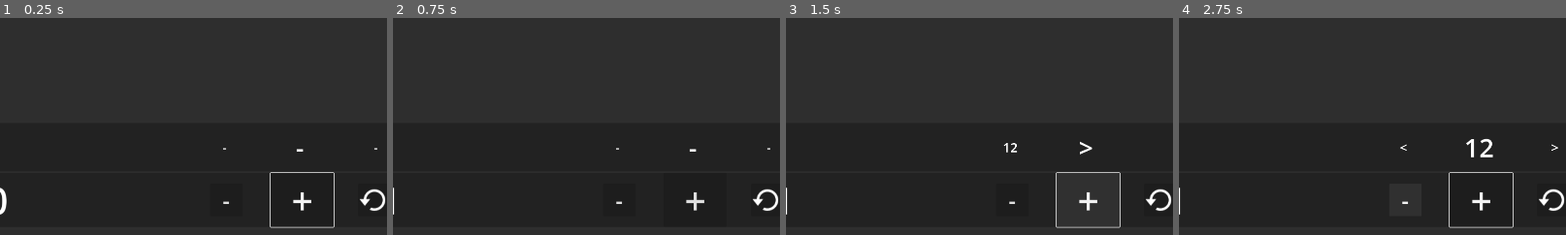
Above: before the commit, frames 1-4 (left to right).
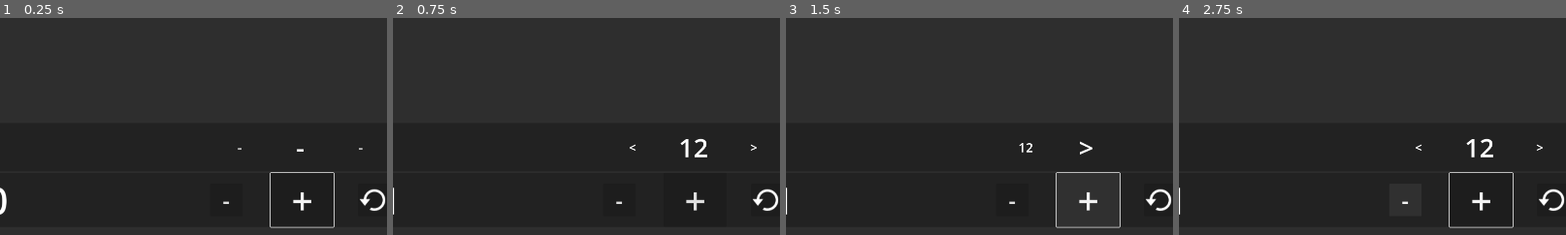
Above: after the commit, the same moments.

Repository: FlynnD273/CrochetCounter
Game: Godot game, scene res://main.tscn
The game is run twice, just before and just after one commit, with the same random seed, the same clock (stepped at 60 frames per second) and the same inputs.
Inputs (mouse positions are % of the whole screen's width and height, from its top left):
- Up to frame 1 (0.25 s): no input
- Up to frame 2 (0.75 s): click (48, 5) at 0.52 s; type "12" at 0.6 s
- Up to frame 3 (1.5 s): click "+" at 1.25 s
- Up to frame 4 (2.75 s): click "-" at 2 s
The pictures show only the part of the screen within x 11-61%, y 50-100%; the shares and areas given below are measured in that part.

The runs differ from the first frame. In frame 1, less than 0.1% of the frame differs, in the area x 57-98%, y 59-62%; in frame 2, 0.3%, in the area x 57-98%, y 55-65%; in frame 3, 0.2%; in frame 4, 0.2%.

Commit message:
Fix spacing on long stitch names and simplify indexing logic

Diff:
--- a/current_stitch.gd
+++ b/current_stitch.gd
@@ -4,8 +4,8 @@
 
 
 func set_stitch(val: String) -> void:
-	manager.set_stitch_index(int(val) - 1)
+    manager.index = int(val) - 1
 
 
 func stitch_changed(idx: int) -> void:
-	text = str(idx + 1)
+    text = str(idx + 1)
--- a/focus_shortcut.gd
+++ b/focus_shortcut.gd
@@ -3,5 +3,5 @@
 @export var shortcut: Shortcut
 
 func _unhandled_input(event: InputEvent) -> void:
-	if shortcut.matches_event(event):
-		grab_focus()
+    if shortcut.matches_event(event):
+        grab_focus()
--- a/main.tscn
+++ b/main.tscn
@@ -24,7 +24,6 @@
 grow_horizontal = 2
 grow_vertical = 2
 script = ExtResource("2_0xm2m")
-stitch_spacing = 250.0
 
 [node name="RowsDialog" parent="." instance=ExtResource("6_efxa6")]
 unique_name_in_owner = true
@@ -94,59 +93,91 @@
 
 [node name="PrevStitch" type="Label" parent="MarginContainer/VBoxContainer/VBoxContainer/Panel"]
 unique_name_in_owner = true
-layout_mode = 0
-offset_right = 500.0
-offset_bottom = 88.0
-scale = Vector2(0.535, 0.535)
-size_flags_horizontal = 4
-theme_override_font_sizes/font_size = 64
-horizontal_alignment = 1
-vertical_alignment = 1
-autowrap_trim_flags = 0
-justification_flags = 0
-clip_text = true
+layout_mode = 1
+anchors_preset = 8
+anchor_left = 0.5
+anchor_top = 0.5
+anchor_right = 0.5
+anchor_bottom = 0.5
+offset_left = -0.5
+offset_top = -44.0
+offset_right = 0.5
+offset_bottom = 44.0
+grow_horizontal = 2
+grow_vertical = 2
+scale = Vector2(0.535, 0.535)
+size_flags_horizontal = 4
+theme_override_font_sizes/font_size = 64
+horizontal_alignment = 1
+vertical_alignment = 1
+autowrap_trim_flags = 0
+justification_flags = 0
 
 [node name="CurrentStitch" type="Label" parent="MarginContainer/VBoxContainer/VBoxContainer/Panel"]
 unique_name_in_owner = true
-layout_mode = 0
-offset_right = 500.0
-offset_bottom = 88.0
-scale = Vector2(0.535, 0.535)
-size_flags_horizontal = 4
-theme_override_font_sizes/font_size = 64
-horizontal_alignment = 1
-vertical_alignment = 1
-autowrap_trim_flags = 0
-justification_flags = 0
-clip_text = true
+layout_mode = 1
+anchors_preset = 8
+anchor_left = 0.5
+anchor_top = 0.5
+anchor_right = 0.5
+anchor_bottom = 0.5
+offset_left = -0.5
+offset_top = -44.0
+offset_right = 0.5
+offset_bottom = 44.0
+grow_horizontal = 2
+grow_vertical = 2
+scale = Vector2(0.535, 0.535)
+size_flags_horizontal = 4
+theme_override_font_sizes/font_size = 64
+horizontal_alignment = 1
+vertical_alignment = 1
+autowrap_trim_flags = 0
+justification_flags = 0
 
 [node name="NextStitch" type="Label" parent="MarginContainer/VBoxContainer/VBoxContainer/Panel"]
 unique_name_in_owner = true
-layout_mode = 0
-offset_right = 500.0
-offset_bottom = 88.0
-scale = Vector2(0.535, 0.535)
-size_flags_horizontal = 4
-theme_override_font_sizes/font_size = 64
-horizontal_alignment = 1
-vertical_alignment = 1
-autowrap_trim_flags = 0
-justification_flags = 0
-clip_text = true
+layout_mode = 1
+anchors_preset = 8
+anchor_left = 0.5
+anchor_top = 0.5
+anchor_right = 0.5
+anchor_bottom = 0.5
+offset_left = -0.5
+offset_top = -44.0
+offset_right = 0.5
+offset_bottom = 44.0
+grow_horizontal = 2
+grow_vertical = 2
+scale = Vector2(0.535, 0.535)
+size_flags_horizontal = 4
+theme_override_font_sizes/font_size = 64
+horizontal_alignment = 1
+vertical_alignment = 1
+autowrap_trim_flags = 0
+justification_flags = 0
 
 [node name="NextNextStitch" type="Label" parent="MarginContainer/VBoxContainer/VBoxContainer/Panel"]
 unique_name_in_owner = true
-layout_mode = 0
-offset_right = 500.0
-offset_bottom = 88.0
-scale = Vector2(0.535, 0.535)
-size_flags_horizontal = 4
-theme_override_font_sizes/font_size = 64
-horizontal_alignment = 1
-vertical_alignment = 1
-autowrap_trim_flags = 0
-justification_flags = 0
-clip_text = true
+layout_mode = 1
+anchors_preset = 8
+anchor_left = 0.5
+anchor_top = 0.5
+anchor_right = 0.5
+anchor_bottom = 0.5
+offset_left = -0.5
+offset_top = -44.0
+offset_right = 0.5
+offset_bottom = 44.0
+grow_horizontal = 2
+grow_vertical = 2
+scale = Vector2(0.535, 0.535)
+size_flags_horizontal = 4
+theme_override_font_sizes/font_size = 64
+horizontal_alignment = 1
+vertical_alignment = 1
+autowrap_trim_flags = 0
+justification_flags = 0
 
 [node name="PanelContainer" type="PanelContainer" parent="MarginContainer/VBoxContainer"]
 layout_mode = 2
--- a/stitch_manager.gd
+++ b/stitch_manager.gd
@@ -10,7 +10,6 @@
 const START_MARKER := "<"
 
 @export var transition_duration := 0.2
-@export var stitch_spacing: float = 150
 
 @onready var row_label: Label = %RowLabel
 @onready var row_input: LineEdit = %Row
@@ -25,43 +24,24 @@
 var index := 0:
 	set(val):
 		index = min(stitches.length, max(val, 0))
+		index_changed.emit(index)
 		save.curr_stitch_index = index
-		if stitches.length == 0:
-			prev_stitch_label.text = "-"
-			curr_stitch_label.text = "-"
-			next_stitch_label.text = "-"
-			return
-		if index == 0:
-			prev_stitch_label.text = START_MARKER
-		else:
-			prev_stitch_label.text = str(stitches.child(index - 1))
-		if index == stitches.length - 1:
-			next_stitch_label.text = END_MARKER
-		elif index == stitches.length:
-			next_stitch_label.text = ""
-		else:
-			next_stitch_label.text = str(stitches.child(index + 1))
-		if index == stitches.length - 2:
-			next_next_stitch_label.text = END_MARKER
-		elif index >= stitches.length - 1:
-			next_next_stitch_label.text = ""
-		else:
-			next_next_stitch_label.text = str(stitches.child(index + 2))
-		if index == stitches.length:
-			curr_stitch_label.text = END_MARKER
-		else:
-			curr_stitch_label.text = str(stitches.child(index))
-var next_index: int = 0:
-	set(val):
-		next_index = min(stitches.length, max(val, 0))
-		index_changed.emit(next_index)
+		if curr_tween != null and curr_tween.is_running():
+			curr_tween.kill()
+		curr_tween = create_tween()
+		(
+			curr_tween
+			. tween_property(self, "smooth_index", index, transition_duration)
+			. set_trans(Tween.TRANS_EXPO)
+			. set_ease(Tween.EASE_OUT)
+		)
 var row := 0:
 	set(val):
 		row = max(min(rows.size() - 1, val), 0)
 		save.curr_row_index = row
 		if rows.size() > 0:
 			row_input.text = rows[row]
-		set_stitch_index(0)
+		index = 0
 		parse_current_row()
 		row_changed.emit(row)
 var rows: Array[String]:
@@ -73,17 +53,47 @@
 var smooth_index: float = 0:
 	set(val):
 		smooth_index = min(stitches.length, max(val, 0))
-		index = floor(smooth_index)
-		set_smooth_index_positions()
+		update_stitch_text()
+		update_stitch_positions()
 var stitches := BaseStitch.new():
 	set(val):
 		stitches = val
 		row_label.text = str(stitches)
 		stitches_changed.emit(stitches)
+		index = index
+
+
+func update_stitch_text() -> void:
+	var idx: int = floor(smooth_index)
+	if stitches.length == 0:
+		prev_stitch_label.text = "-"
+		curr_stitch_label.text = "-"
+		next_stitch_label.text = "-"
+		return
+	if idx == 0:
+		prev_stitch_label.text = START_MARKER
+	else:
+		prev_stitch_label.text = str(stitches.child(idx - 1))
+	if idx == stitches.length - 1:
+		next_stitch_label.text = END_MARKER
+	elif idx == stitches.length:
+		next_stitch_label.text = ""
+	else:
+		next_stitch_label.text = str(stitches.child(idx + 1))
+	if idx == stitches.length - 2:
+		next_next_stitch_label.text = END_MARKER
+	elif idx >= stitches.length - 1:
+		next_next_stitch_label.text = ""
+	else:
+		next_next_stitch_label.text = str(stitches.child(idx + 2))
+	if idx == stitches.length:
+		curr_stitch_label.text = END_MARKER
+	else:
+		curr_stitch_label.text = str(stitches.child(idx))
 
 
 func _ready() -> void:
-	get_viewport().size_changed.connect(set_smooth_index_positions)
+	get_viewport().size_changed.connect(update_stitch_positions)
 	load_state()
 
 
@@ -93,20 +103,6 @@
 		get_tree().quit()
 
 
-func add_stitch_index(delta: int) -> void:
-	if curr_tween != null and curr_tween.is_running():
-		curr_tween.kill()
-		smooth_index = next_index
-	next_index = index + delta
-	curr_tween = create_tween()
-	(
-		curr_tween
-		. tween_property(self, "smooth_index", next_index, transition_duration)
-		. set_trans(Tween.TRANS_EXPO)
-		. set_ease(Tween.EASE_OUT)
-	)
-
-
 func load_state() -> void:
 	if ResourceLoader.exists(SAVE_PATH):
 		save = ResourceLoader.load(SAVE_PATH)
@@ -118,15 +114,14 @@
 		save.changed.connect(Debouncer.debounce_func(save_state))
 	rows = save.rows
 	row = save.curr_row_index
-	set_stitch_index(save.curr_stitch_index)
+	index = save.curr_stitch_index
 
 
 func next_stitch() -> void:
 	if index == stitches.length:
 		row += 1
-		set_stitch_index(0)
-	else:
-		add_stitch_index(1)
+	else:
+		index += 1
 
 
 func open_row_editor() -> void:
@@ -213,7 +208,7 @@
 
 
 func prev_stitch() -> void:
-	add_stitch_index(-1)
+	index -= 1
 
 
 func row_editor_closed() -> void:
@@ -226,16 +221,30 @@
 	ResourceSaver.save(save, SAVE_PATH)
 
 
-func set_smooth_index_positions() -> void:
+func update_stitch_positions() -> void:
+	var idx: int = floor(smooth_index)
 	var rect := get_viewport_rect()
 	var parent: Control = curr_stitch_label.get_parent()
 	var center := rect.size.x / 2 - 25
-	var offset := smooth_index - index
-	prev_stitch_label.scale = (Vector2.ONE * (smoothstep(1, -1, smooth_index - index)))
-	curr_stitch_label.scale = (Vector2.ONE * (smoothstep(2, 0, smooth_index - index)))
-	next_stitch_label.scale = (Vector2.ONE * (smoothstep(-1, 1, smooth_index - index)))
+	var offset := smooth_index - idx
+	var curr_len: int = max(
+		prev_stitch_label.text.length(),
+		curr_stitch_label.text.length(),
+		next_stitch_label.text.length()
+	)
+	var next_len: int = max(
+		curr_stitch_label.text.length(),
+		next_stitch_label.text.length(),
+		next_next_stitch_label.text.length()
+	)
+	var curr_spacing: float = max(curr_len, 5) * 40
+	var next_spacing: float = max(next_len, 5) * 40
+	var stitch_spacing: float = lerp(curr_spacing, next_spacing, offset)
+	prev_stitch_label.scale = (Vector2.ONE * (smoothstep(1, -1, smooth_index - idx)))
+	curr_stitch_label.scale = (Vector2.ONE * (smoothstep(2, 0, smooth_index - idx)))
+	next_stitch_label.scale = (Vector2.ONE * (smoothstep(-1, 1, smooth_index - idx)))
 	next_next_stitch_label.scale = (
-		Vector2.ONE * (smoothstep(0, 2, smooth_index - index))
+		Vector2.ONE * (smoothstep(0, 2, smooth_index - idx))
 	)
 	prev_stitch_label.position.x = (
 		center
@@ -270,13 +279,6 @@
 		parent.size.y / 2
 		- next_next_stitch_label.size.y * next_next_stitch_label.scale.y / 2
 	)
-
-
-func set_stitch_index(idx: int) -> void:
-	if curr_tween != null and curr_tween.is_running():
-		curr_tween.kill()
-		smooth_index = next_index
-	add_stitch_index(idx - index)
 
 
 func update_row(row_str: String) -> void:
--- a/stitch_types/inc_stitch.gd
+++ b/stitch_types/inc_stitch.gd
@@ -4,7 +4,7 @@
 
 func _init(lbl: String) -> void:
     super(lbl)
-    children = [SingleStitch.new(label + "₁"), SingleStitch.new(label + "₂")]
+    children = [SingleStitch.new(label + "_1"), SingleStitch.new(label + "_2")]
 
 
 func _get_length() -> int:
--- a/stitch_types/repeat_stitch.gd
+++ b/stitch_types/repeat_stitch.gd
@@ -5,31 +5,31 @@
 
 
 func _init(c: BaseStitch, rpt: int) -> void:
-	children = [c]
-	repeat = rpt
+    children = [c]
+    repeat = rpt
 
 
 func _get_length() -> int:
-	if repeat == 0:
-		return 0
-	return children[0].length * repeat
+    if repeat == 0:
+        return 0
+    return children[0].length * repeat
 
 
 func _to_string() -> String:
-	if children.size() == 0:
-		return "EMPTY"
-	return str(children[0], " x", repeat)
+    if children.size() == 0:
+        return "EMPTY"
+    return str(children[0], " x", repeat)
 
 
 func child(idx: int) -> SingleStitch:
-	if repeat == 0:
-		return null
-	return children[0].child(idx % children[0].length)
+    if repeat == 0:
+        return null
+    return children[0].child(idx % children[0].length)
 
 
 func debug_to_string(indent: int = 0) -> String:
-	var space := _get_debug_spacing(indent)
-	return (
+    var space := _get_debug_spacing(indent)
+    return (
 		"%sRepeat stitch [\n%s\n%s] (x%d)"
-		% [space, children[0].debug_to_string(indent + 1), space, repeat]
-	)
+        % [space, children[0].debug_to_string(indent + 1), space, repeat]
+    )
